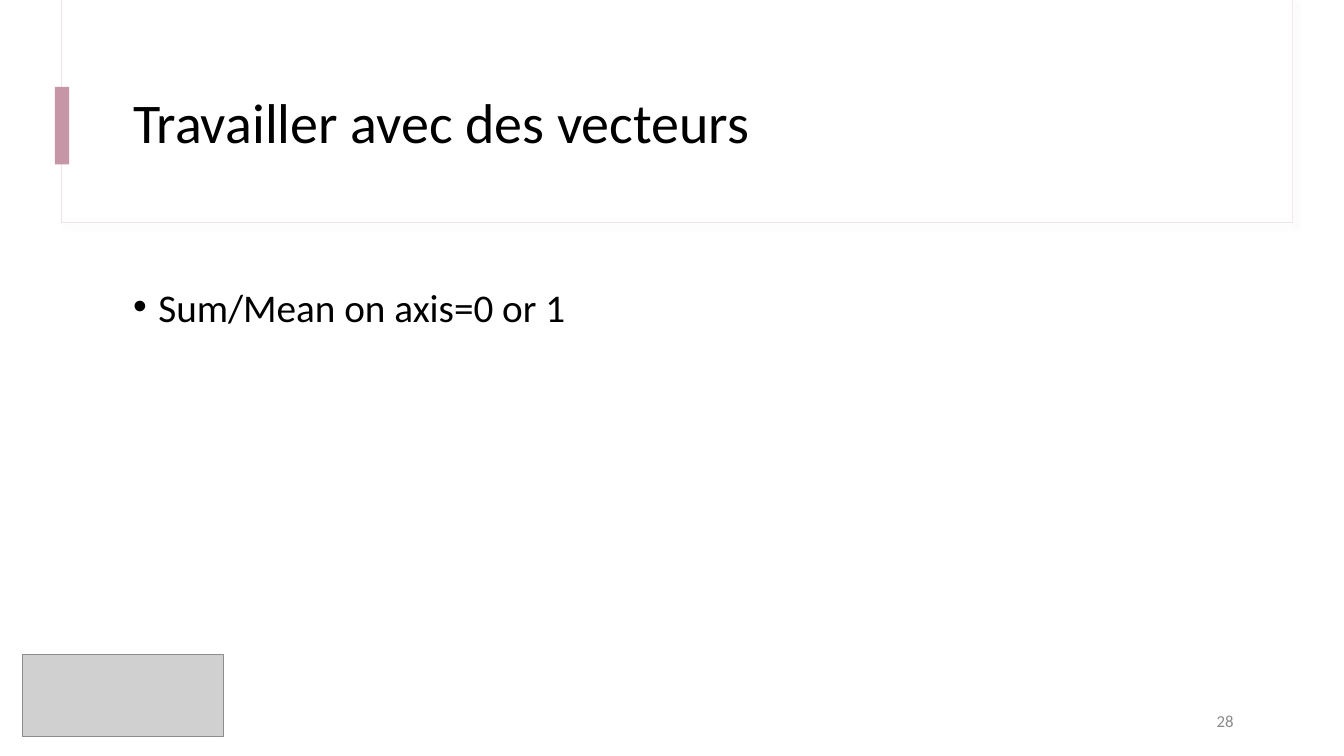
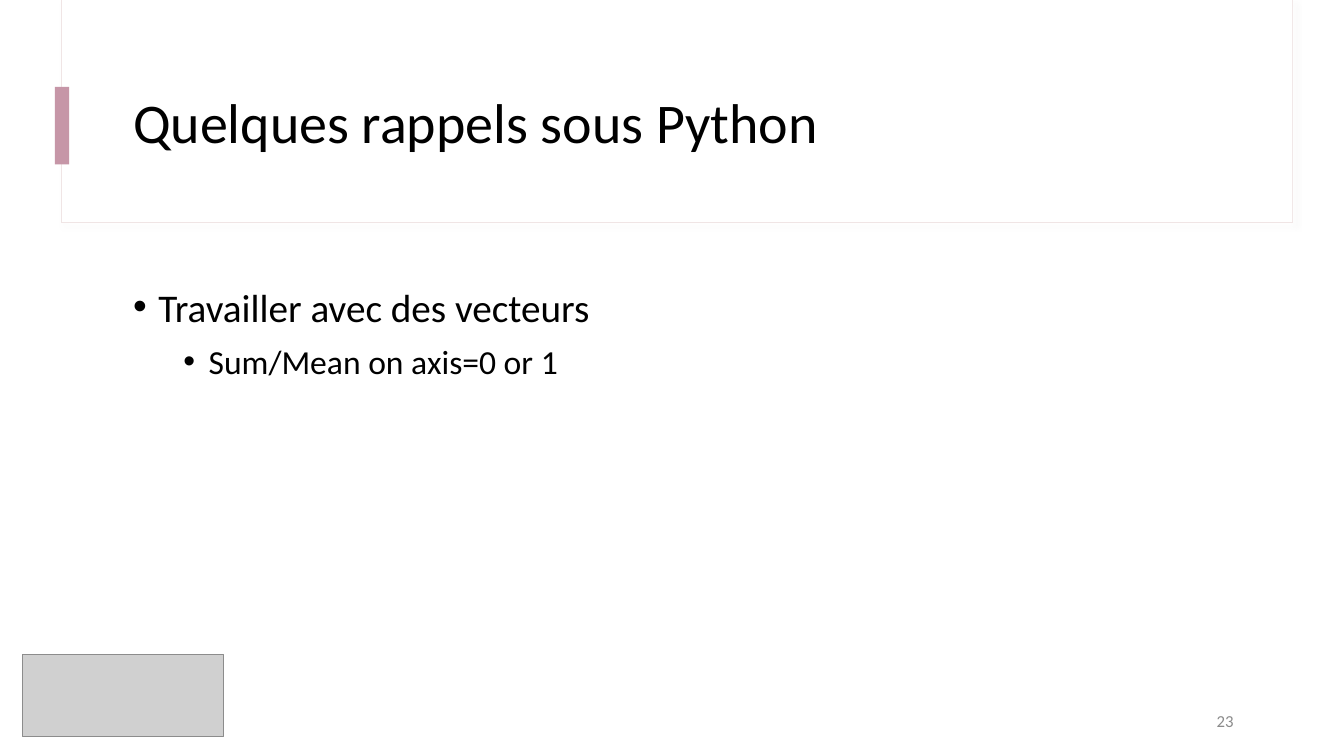
Before and after one commit to IOGS-Digital-Methods/semester-5, a slide deck: slide 23 of s5_outils_numeriques/b1_outils_numeriques/seance1_demistifier_python/B1_1_Demystifier_Python.pptx (slide 28 before the commit). Drawn at 1344x756 pixels with LibreOffice and Linux fonts; fonts in the diff are those of the drawing; grey boxes stand for pictures. Boxes give left, top, right and bottom in pixels: in the first picture for what was removed or moved away, otherwise in the second. Text is boxed around its words. In the diff, an @@ line names an element or a change of style, - is before the commit and + after.

```diff
--- a/s5_outils_numeriques/b1_outils_numeriques/seance1_demistifier_python/B1_1_Demystifier_Python.pptx
+++ b/s5_outils_numeriques/b1_outils_numeriques/seance1_demistifier_python/B1_1_Demystifier_Python.pptx
@@ title at (133, 104, 818, 152): text changed @@
-Travailler avec des vecteurs
+Quelques rappels sous Python
@@ text at (158, 294, 589, 323): paragraph added @@
+• Travailler avec des vecteurs
@@ text at (209, 350, 558, 376): size 28 to 24 pt in "Sum/Mean on axis=0 or 1"; list level 1 to 2 in "Sum/Mean on axis=0 or 1" @@
@@ page number at (1217, 716, 1234, 727): text changed @@
-28
+23
```
Also in this commit, not shown: 2 slides added, 1 slide removed, 2 other files.
